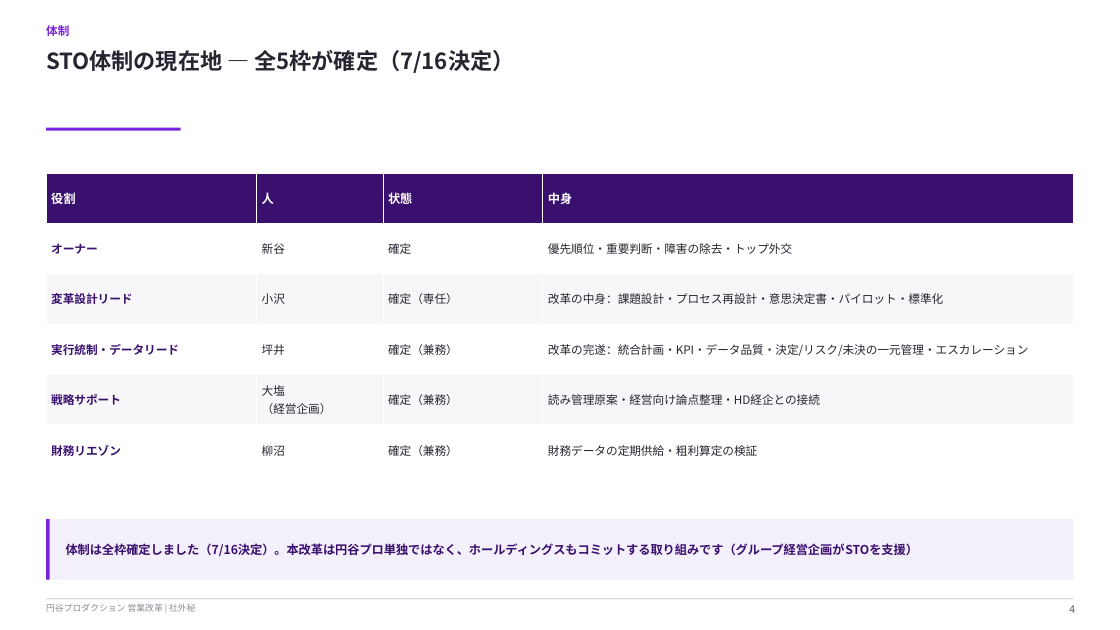
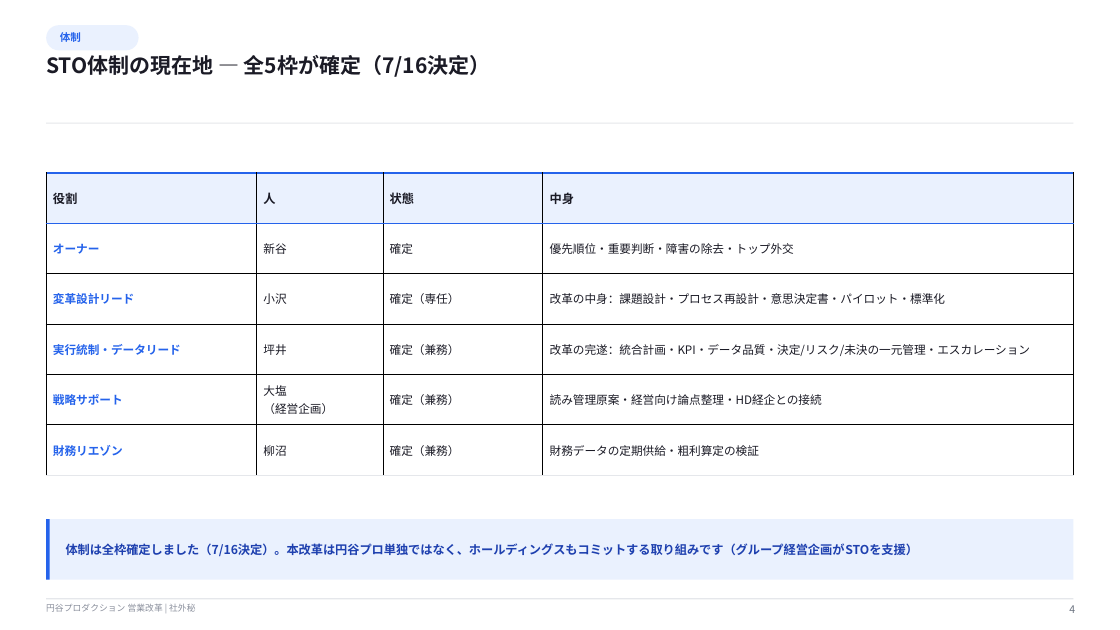
Before and after one commit to hayatoshintani-spe/kessho-lens, a slide deck: slide 4 of docs/営業改革_部長会進捗共有_20260714.pptx. Drawn at 1120x630 pixels with LibreOffice and Linux fonts; fonts in the diff are those of the drawing. Boxes give left, top, right and bottom in pixels: in the first picture for what was removed or moved away, otherwise in the second. Text is boxed around its words. In the diff, an @@ line names an element or a change of style, - is before the commit and + after.

```diff
--- a/docs/営業改革_部長会進捗共有_20260714.pptx
+++ b/docs/営業改革_部長会進捗共有_20260714.pptx
@@ rounded rectangle "体制": place and size @@
-rounded rectangle "体制" at bbox=[46, 25, 69, 36]
+rounded rectangle "体制" at bbox=[46, 25, 139, 50]
@@ rounded rectangle "体制" at bbox=[46, 25, 139, 50]: size 10 to 9 pt, text colour #7823DC to #2563EB; less space between paragraphs; vertical alignment top to middle; fill none to #EAF1FE @@
@@ text "STO体制の現在地 — 全5枠が確定（7/16決定）" at bbox=[46, 55, 491, 77]: size 19 to 18 pt, text colour #262630 to #1B1B26 @@
@@ rectangle removed at bbox=[46, 128, 181, 131] @@
@@ rectangle added at bbox=[46, 123, 1074, 124], fill #E5E7EB @@
@@ table at bbox=[46, 173, 1074, 476] @@
@@ fill #3A106E to #EAF1FE in row 1 @@
@@ fill #F7F7F9 to #FFFFFF in 8 cells @@
@@ text colour #FFFFFF to #1B1B26 in "役割", "人", "状態", "中身" @@
@@ text colour #3A106E to #2563EB in "オーナー", "変革設計リード", "実行統制・データリード", "戦略サポート" and 1 more places @@
@@ text colour #262630 to #1B1B26 in "新谷", "確定", "優先順位・重要判断・障害の除去・トップ外交", "小沢" and 12 more places @@
@@ borders changed @@
@@ rectangle at bbox=[46, 519, 1074, 580]: fill #F3EFFB to #EAF1FE @@
@@ rectangle at bbox=[46, 519, 50, 580]: fill #7823DC to #2563EB @@
@@ text "体制は全枠確定しました（7/16決定）。本改革は円谷プロ単独ではなく、ホールディングスもコミットする取り組みです（グルー ..." at bbox=[66, 543, 918, 557]: text colour #3A106E to #1E40AF @@
```
Also in this commit, not shown: 13 other slides changed, 7 other files.
